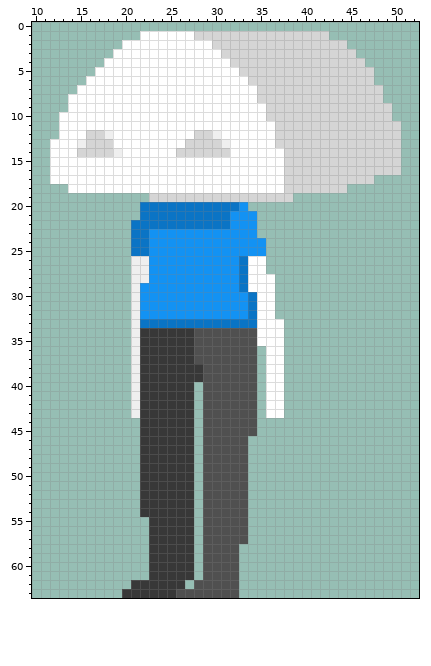
Two versions of one pixel-art sprite, roughimages/b2.png. Above, as it was before the edit.
The file is 64x64 pixels. Shown: x 10..52, y 0..63.
The result:
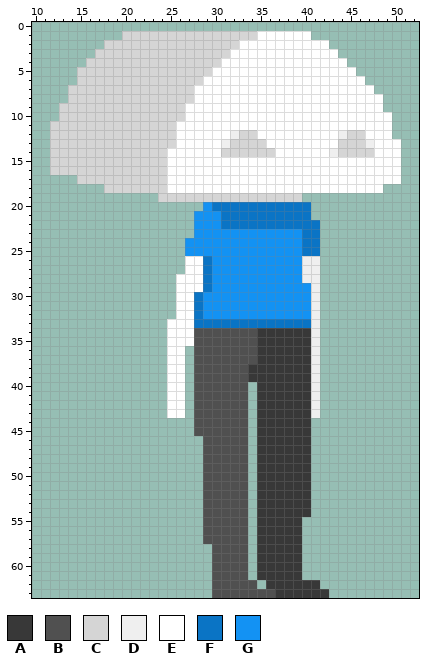
Palette (. is transparent): A #383838  B #505050  C #d5d5d5  D #efefef  E #ffffff  F #0a74c5  G #1392f3
Difference:
@@ x 10..52 @@
  0 ...........................................
- 1 ............EEEEEECCCCCCCCCCCCCCC..........
- 2 ..........EEEEEEEEEECCCCCCCCCCCCCCC........
- 3 .........EEEEEEEEEEEECCCCCCCCCCCCCCC.......
- 4 ........EEEEEEEEEEEEEECCCCCCCCCCCCCCC......
- 5 .......EEEEEEEEEEEEEEEECCCCCCCCCCCCCCC.....
- 6 ......EEEEEEEEEEEEEEEEEECCCCCCCCCCCCCC.....
- 7 .....EEEEEEEEEEEEEEEEEEEECCCCCCCCCCCCCC....
- 8 ....EEEEEEEEEEEEEEEEEEEEECCCCCCCCCCCCCC....
- 9 ....EEEEEEEEEEEEEEEEEEEEEECCCCCCCCCCCCCC...
-10 ...EEEEEEEEEEEEEEEEEEEEEEECCCCCCCCCCCCCC...
-11 ...EEEEEEEEEEEEEEEEEEEEEEEECCCCCCCCCCCCCC..
-12 ...EEECCDEEEEEEEEECCDEEEEEECCCCCCCCCCCCCC..
-13 ..EEEDCCCEEEEEEEECCCCDEEEEECCCCCCCCCCCCCC..
-14 ..EEECCCCDEEEEEECCCCCCEEEEEECCCCCCCCCCCCC..
-15 ..EEEEEEEEEEEEEEEEEEEEEEEEEECCCCCCCCCCCCC..
-16 ..EEEEEEEEEEEEEEEEEEEEEEEEEECCCCCCCCCCCCC..
-17 ..EEEEEEEEEEEEEEEEEEEEEEEEEECCCCCCCCCC.....
-18 ....EEEEEEEEEEEEEEEEEEEEEEEECCCCCCC........
-19 .............CCCCCCCCCCCCCCCC..............
-20 ............FFFFFFFFFFFG...................
-21 ............FFFFFFFFFFGGG..................
-22 ...........FFFFFFFFFFFGGG..................
-23 ...........FFGGGGGGGGGGGG..................
-24 ...........FFGGGGGGGGGGGGG.................
-25 ...........FFGGGGGGGGGGGGG.................
-26 ...........DDGGGGGGGGGGFEE.................
-27 ...........DDGGGGGGGGGGFEE.................
-28 ...........DDGGGGGGGGGGFEEE................
-29 ...........DGGGGGGGGGGGFEEE................
-30 ...........DGGGGGGGGGGGGFEE................
-31 ...........DGGGGGGGGGGGGFEE................
-32 ...........DGGGGGGGGGGGGFEE................
-33 ...........DFFFFFFFFFFFFFEEE...............
-34 ...........DAAAAAABBBBBBBEEE...............
-35 ...........DAAAAAABBBBBBBEEE...............
-36 ...........DAAAAAABBBBBBB.EE...............
-37 ...........DAAAAAABBBBBBB.EE...............
-38 ...........DAAAAAAABBBBBB.EE...............
-39 ...........DAAAAAAABBBBBB.EE...............
-40 ...........DAAAAAA.BBBBBB.EE...............
-41 ...........DAAAAAA.BBBBBB.EE...............
-42 ...........DAAAAAA.BBBBBB.EE...............
-43 ...........DAAAAAA.BBBBBB.EE...............
-44 ............AAAAAA.BBBBBB..................
-45 ............AAAAAA.BBBBBB..................
-46 ............AAAAAA.BBBBB...................
-47 ............AAAAAA.BBBBB...................
-48 ............AAAAAA.BBBBB...................
-49 ............AAAAAA.BBBBB...................
-50 ............AAAAAA.BBBBB...................
-51 ............AAAAAA.BBBBB...................
-52 ............AAAAAA.BBBBB...................
-53 ............AAAAAA.BBBBB...................
-54 ............AAAAAA.BBBBB...................
-55 .............AAAAA.BBBBB...................
-56 .............AAAAA.BBBBB...................
-57 .............AAAAA.BBBBB...................
-58 .............AAAAA.BBBB....................
-59 .............AAAAA.BBBB....................
-60 .............AAAAA.BBBB....................
-61 .............AAAAA.BBBB....................
-62 ...........AAAAAA.BBBBB....................
-63 ..........AAAAAABBBBBBB....................
+ 1 ..........CCCCCCCCCCCCCCCEEEEEE............
+ 2 ........CCCCCCCCCCCCCCCEEEEEEEEEE..........
+ 3 .......CCCCCCCCCCCCCCCEEEEEEEEEEEE.........
+ 4 ......CCCCCCCCCCCCCCCEEEEEEEEEEEEEE........
+ 5 .....CCCCCCCCCCCCCCCEEEEEEEEEEEEEEEE.......
+ 6 .....CCCCCCCCCCCCCCEEEEEEEEEEEEEEEEEE......
+ 7 ....CCCCCCCCCCCCCCEEEEEEEEEEEEEEEEEEEE.....
+ 8 ....CCCCCCCCCCCCCCEEEEEEEEEEEEEEEEEEEEE....
+ 9 ...CCCCCCCCCCCCCCEEEEEEEEEEEEEEEEEEEEEE....
+10 ...CCCCCCCCCCCCCCEEEEEEEEEEEEEEEEEEEEEEE...
+11 ..CCCCCCCCCCCCCCEEEEEEEEEEEEEEEEEEEEEEEE...
+12 ..CCCCCCCCCCCCCCEEEEEEDCCEEEEEEEEEDCCEEE...
+13 ..CCCCCCCCCCCCCCEEEEEDCCCCEEEEEEEECCCDEEE..
+14 ..CCCCCCCCCCCCCEEEEEECCCCCCEEEEEEDCCCCEEE..
+15 ..CCCCCCCCCCCCCEEEEEEEEEEEEEEEEEEEEEEEEEE..
+16 ..CCCCCCCCCCCCCEEEEEEEEEEEEEEEEEEEEEEEEEE..
+17 .....CCCCCCCCCCEEEEEEEEEEEEEEEEEEEEEEEEEE..
+18 ........CCCCCCCEEEEEEEEEEEEEEEEEEEEEEEE....
+19 ..............CCCCCCCCCCCCCCCC.............
+20 ...................GFFFFFFFFFFF............
+21 ..................GGGFFFFFFFFFF............
+22 ..................GGGFFFFFFFFFFF...........
+23 ..................GGGGGGGGGGGGFF...........
+24 .................GGGGGGGGGGGGGFF...........
+25 .................GGGGGGGGGGGGGFF...........
+26 .................EEFGGGGGGGGGGDD...........
+27 .................EEFGGGGGGGGGGDD...........
+28 ................EEEFGGGGGGGGGGDD...........
+29 ................EEEFGGGGGGGGGGGD...........
+30 ................EEFGGGGGGGGGGGGD...........
+31 ................EEFGGGGGGGGGGGGD...........
+32 ................EEFGGGGGGGGGGGGD...........
+33 ...............EEEFFFFFFFFFFFFFD...........
+34 ...............EEEBBBBBBBAAAAAAD...........
+35 ...............EEEBBBBBBBAAAAAAD...........
+36 ...............EE.BBBBBBBAAAAAAD...........
+37 ...............EE.BBBBBBBAAAAAAD...........
+38 ...............EE.BBBBBBAAAAAAAD...........
+39 ...............EE.BBBBBBAAAAAAAD...........
+40 ...............EE.BBBBBB.AAAAAAD...........
+41 ...............EE.BBBBBB.AAAAAAD...........
+42 ...............EE.BBBBBB.AAAAAAD...........
+43 ...............EE.BBBBBB.AAAAAAD...........
+44 ..................BBBBBB.AAAAAA............
+45 ..................BBBBBB.AAAAAA............
+46 ...................BBBBB.AAAAAA............
+47 ...................BBBBB.AAAAAA............
+48 ...................BBBBB.AAAAAA............
+49 ...................BBBBB.AAAAAA............
+50 ...................BBBBB.AAAAAA............
+51 ...................BBBBB.AAAAAA............
+52 ...................BBBBB.AAAAAA............
+53 ...................BBBBB.AAAAAA............
+54 ...................BBBBB.AAAAAA............
+55 ...................BBBBB.AAAAA.............
+56 ...................BBBBB.AAAAA.............
+57 ...................BBBBB.AAAAA.............
+58 ....................BBBB.AAAAA.............
+59 ....................BBBB.AAAAA.............
+60 ....................BBBB.AAAAA.............
+61 ....................BBBB.AAAAA.............
+62 ....................BBBBB.AAAAAA...........
+63 ....................BBBBBBBAAAAAA..........
Pixel boxes of the changes (left, top, right, bottom) in both pictures:
changed: (50, 31, 401, 598)
